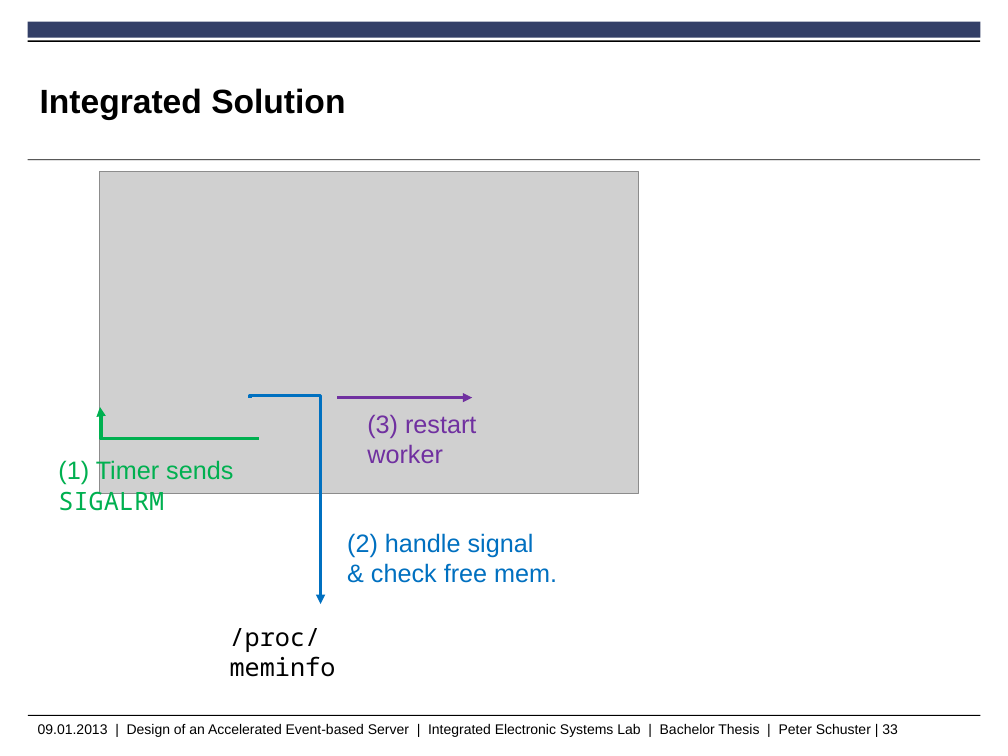
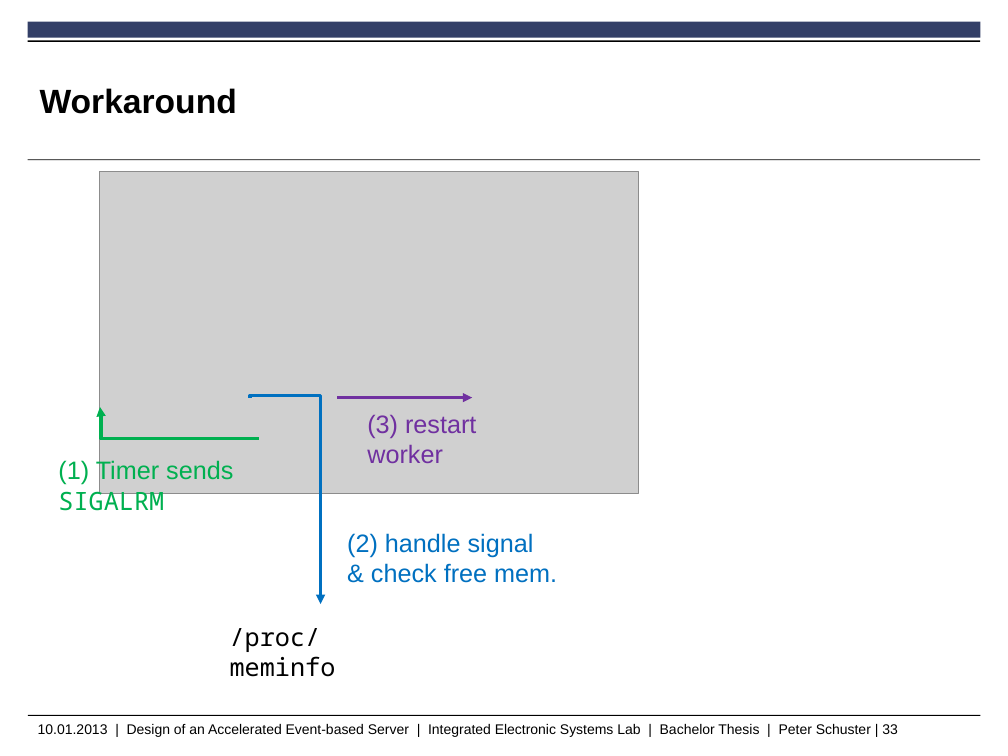
Before and after one commit to peschuster/ies-http-project, a slide deck: slide 33 of IesHttpThesis.pptx. Drawn at 1008x756 pixels with LibreOffice and Linux fonts; fonts in the diff are those of the drawing; grey boxes stand for pictures; background and template pictures are left out. Boxes give left, top, right and bottom in pixels: in the first picture for what was removed or moved away, otherwise in the second. Text is boxed around its words. In the diff, an @@ line names an element or a change of style, - is before the commit and + after.

Commit message:
Thesis presentation

```diff
--- a/IesHttpThesis.pptx
+++ b/IesHttpThesis.pptx
@@ title at [40,88,237,114]: text changed @@
-Integrated Solution
+Workaround
@@ text at [38,724,898,737]: text changed @@
-09.01.2013 | Design of an Accelerated Event-based Server | Integrated Electronic Systems Lab | Bachelor Thesis | Peter Schuster | 33
+10.01.2013 | Design of an Accelerated Event-based Server | Integrated Electronic Systems Lab | Bachelor Thesis | Peter Schuster | 33
```
Also in this commit, not shown: 19 other slides changed, 1 slide added.
